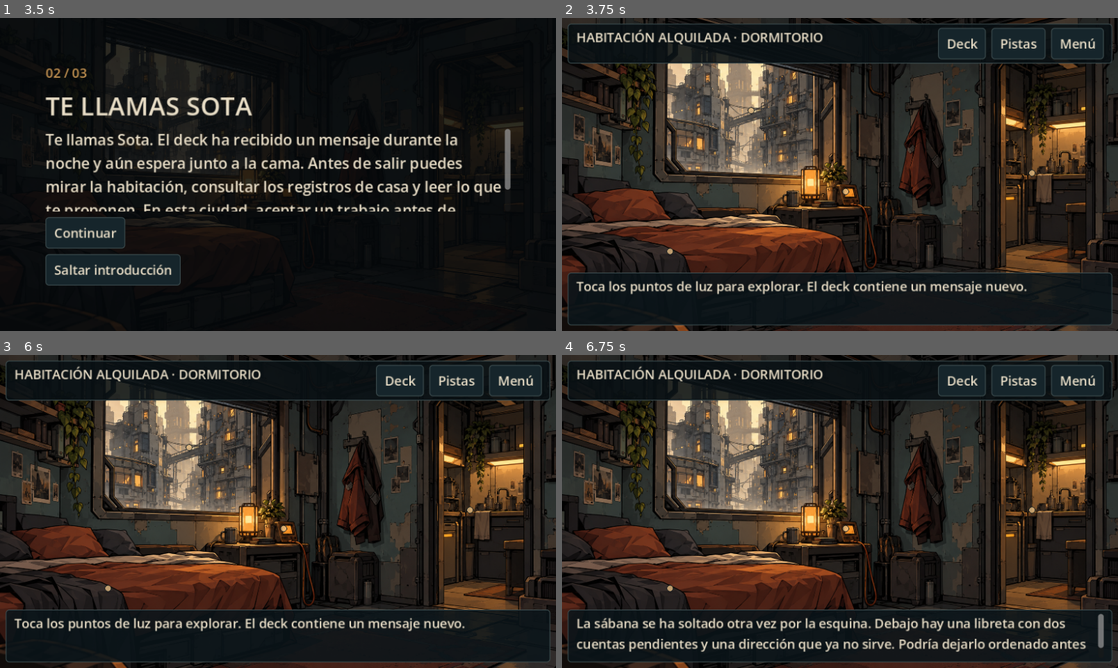
Above: before the commit, frames 1-4 (two rows, left to right).
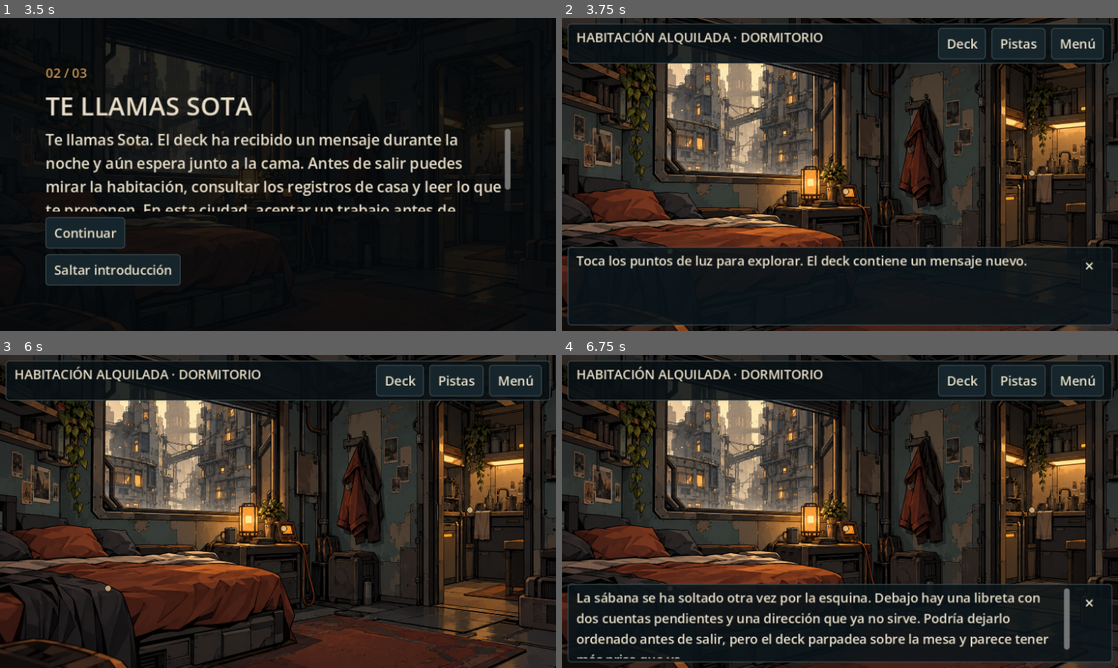
Above: after the commit, the same moments.

Repository: isradev-git/arrecife-game
Game: Godot game, scene res://scenes/main.tscn
Two runs of this game, one before a commit and one after it. Both use one fixed random seed, a clock stepped at 60 frames per second and the inputs below.
Inputs (mouse positions are in pixels of both pictures, inside the frame that each line leads up to):
- Up to frame 1 (3.5 s): tap Enter at 0.5, 0.6 s; move the mouse to (400, 158) at 0.52 s; click (400, 158) at 0.67 s; tap Space at 0.77, 1.25, 1.52 s; move the mouse to (166, 190) at 1.27 s; tap Keypad Enter at 1.35 s; click (166, 190) at 1.42 s; click "Jugar" at 2 s; click "Continuar" at 2.75 s
- Up to frame 2 (3.75 s): click "Saltar introducción" at 3.5 s
- Up to frame 3 (6 s): click "Menú" at 4.25 s; click "Continuar" at 5 s; click (528, 602) at 5.75 s, where only the run after the commit has a clickable "×"
- Up to frame 4 (6.75 s): click (667, 589) at 6.52 s

Frame 1 is identical in both runs. In frame 2, 7.0% of the frame differs, in the area x 1-99%, y 73-89%; in frame 3, 11%; in frame 4, 11%, in the area x 1-99%, y 73-98%.

Commit message:
fix: cerrar observaciones y limitar su duración

Diff:
--- a/game/scripts/ui/main.gd
+++ b/game/scripts/ui/main.gd
@@ -4,8 +4,10 @@
 const Dialogue = preload("res://scripts/ui/dialogue.gd")
 const Device = preload("res://scripts/ui/device.gd")
 const Startup = preload("res://scripts/ui/startup.gd")
+const OBSERVATION_SECONDS := 14.0
 var page := Control.new()
 var overlay := Control.new()
+var observation_timer := Timer.new()
 var orientation_gate := Startup.new()
 var opening
 var current_view: Control
@@ -28,6 +30,9 @@
 	add_child(overlay)
 	GameUI.fill(overlay)
 	overlay.hide()
+	observation_timer.one_shot = true
+	observation_timer.timeout.connect(dismiss_observation)
+	add_child(observation_timer)
 	orientation_gate.orientation_only = true
 	add_child(orientation_gate)
 	GameUI.fill(orientation_gate)
@@ -82,6 +87,7 @@
 	GameUI.fill(shade)
 
 func show_menu() -> void:
+	dismiss_observation()
 	close_modal()
 	menu_visible = true
 	GameUI.clear(page)
@@ -154,6 +160,7 @@
 		show_notice("No se pudo continuar", State.last_error)
 
 func show_intro() -> void:
+	dismiss_observation()
 	menu_visible = false
 	GameUI.clear(page)
 	background(page, "dormitorio", 0.84)
@@ -175,6 +182,7 @@
 	GameUI.button(column, "Saltar introducción", show_exploration)
 
 func show_exploration() -> void:
+	dismiss_observation()
 	close_modal()
 	menu_visible = false
 	GameUI.clear(page)
@@ -217,14 +225,29 @@
 	footer.anchor_bottom = 1
 	footer.offset_left = 8
 	footer.offset_right = -8
-	footer.offset_top = -82
+	footer.offset_top = -118 if get_window().size.y < 500 else -104
 	footer.offset_bottom = -8
-	var footer_column := GameUI.scroll(footer)
+	var footer_row := HBoxContainer.new()
+	footer.add_child(footer_row)
+	var footer_column := GameUI.scroll(footer_row)
 	observation = GameUI.label(footer_column, "Toca los puntos de luz para explorar. El deck contiene un mensaje nuevo.", 20)
+	var close_observation := Button.new()
+	close_observation.text = "×"
+	close_observation.tooltip_text = "Cerrar observación"
+	close_observation.accessibility_name = "Cerrar observación"
+	close_observation.custom_minimum_size = Vector2(40, 40)
+	close_observation.size_flags_vertical = Control.SIZE_SHRINK_BEGIN
+	close_observation.add_theme_font_size_override("font_size", 23)
+	for state in ["normal", "hover", "pressed"]:
+		close_observation.add_theme_stylebox_override(state, StyleBoxEmpty.new())
+	close_observation.add_theme_color_override("font_hover_color", GameUI.AMBER)
+	close_observation.pressed.connect(dismiss_observation)
+	footer_row.add_child(close_observation)
 	if State.data.missions.retorno_agua == "ACTIVE":
 		observation.text = "Contrato activo: copia la lectura del terminal y contrasta el parte con la Jefa."
 	if State.data.flags.get("parte_contrastado", false):
 		observation.text = "El parte y la lectura están guardados. El siguiente contraste corresponde al equipo de El Nudo."
+	observe(observation.text)
 
 func show_hints_panel() -> void:
 	open_panel("Pistas", "ACCIONES DE ESTA VISTA")
@@ -239,8 +262,15 @@
 			interact(hotspot))
 
 func observe(text: String) -> void:
-	if is_instance_valid(observation):
+	if is_instance_valid(observation) and is_instance_valid(exploration_footer):
 		observation.text = text
+		exploration_footer.show()
+		observation_timer.start(OBSERVATION_SECONDS)
+
+func dismiss_observation() -> void:
+	observation_timer.stop()
+	if is_instance_valid(exploration_footer):
+		exploration_footer.hide()
 
 func interact(hotspot: Dictionary) -> void:
 	if not State.matches(hotspot.get("available_if", {})):
--- a/game/tests/run.gd
+++ b/game/tests/run.gd
@@ -150,6 +150,20 @@
 	await press("Saltar introducción")
 	check(is_instance_valid(app.current_view), "Introducción saltable")
 	await capture("03_dormitorio")
+	await press("· La cama")
+	check(app.exploration_footer.visible and app.observation.text == content.story.observations.bed, "La observación aparece al tocar la cama")
+	check(app.observation.get_global_rect().end.y < app.exploration_footer.get_global_rect().end.y, "Texto completo de la cama dentro de la banda")
+	await capture("03_observacion")
+	await press("×")
+	check(not app.exploration_footer.visible and app.observation_timer.is_stopped(), "La X cierra la observación y detiene su tiempo")
+	await press("· La cama", null, true)
+	check(app.exploration_footer.visible and not app.observation_timer.is_stopped(), "La cama reabre la observación con toque")
+	app.observation_timer.start(0.04)
+	await app.observation_timer.timeout
+	check(not app.exploration_footer.visible, "La observación desaparece al vencer el tiempo")
+	await press("· La cama")
+	check(app.exploration_footer.visible, "La observación puede leerse otra vez")
+	await press("×")
 	var door: Button = app.current_view.spots.back()
 	var miss := door.get_global_rect().get_center() + Vector2(35, 0)
 	for down in [true, false]:
@@ -252,6 +266,12 @@
 		check(app.current_view.size.is_equal_approx(app.page.size), "Paisaje ocupa la pantalla " + str(resolution))
 		if resolution == Vector2i(844,390):
 			check(app.observation.get_theme_font_size("font_size") >= 18, "Lectura ampliada en horizontal móvil")
+			await press("· Entrada de Velvet", null, true)
+			check(app.exploration_footer.visible, "Observación visible en móvil horizontal")
+			check(app.observation.get_global_rect().end.y < app.exploration_footer.get_global_rect().end.y, "Texto completo de Velvet dentro de la banda móvil")
+			await capture("observacion_844x390")
+			await press("×", null, true)
+			check(not app.exploration_footer.visible, "Cerrar observación mediante toque móvil")
 		for button in app.current_view.spots:
 			check(button.visible and app.current_view.art_rect().encloses(Rect2(button.position, button.size)), "Área táctil sobre la ilustración " + str(resolution))
 			check(button.size.x <= 48.1 and button.size.y <= 48.1, "Área táctil acotada " + str(resolution) + " " + str(button.size))
Not shown, changed: docs/VALIDACION.md
Not shown, added: docs/evidence/03_observacion.png
Not shown, added: docs/evidence/observacion_844x390.png
Not shown, changed: proceso/ESTADO_DEL_PROYECTO.md
Not shown, changed: task.md
